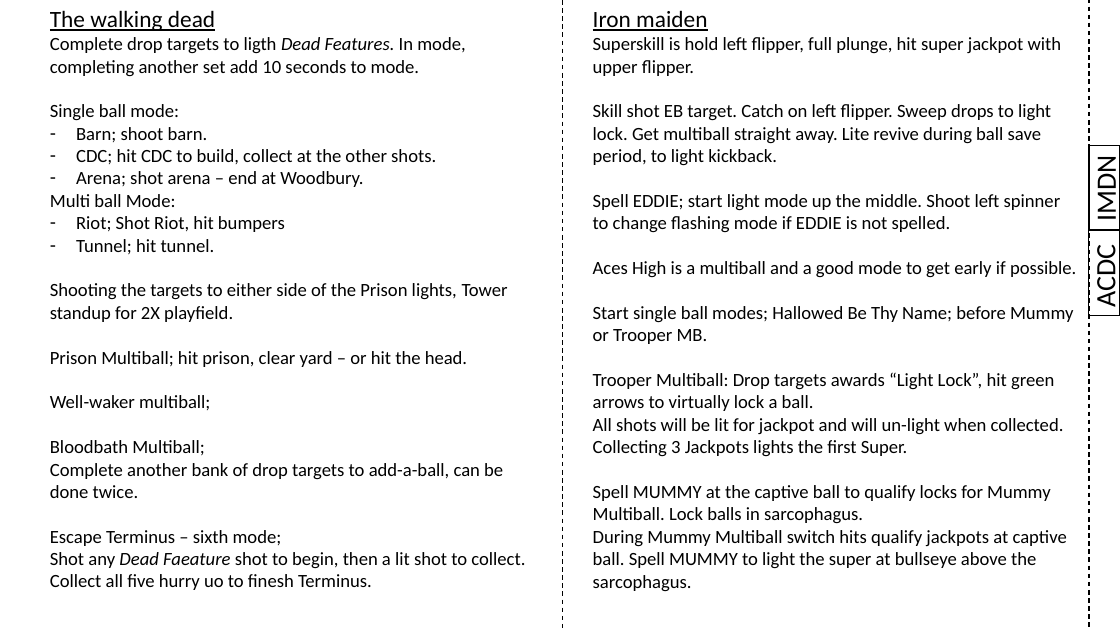
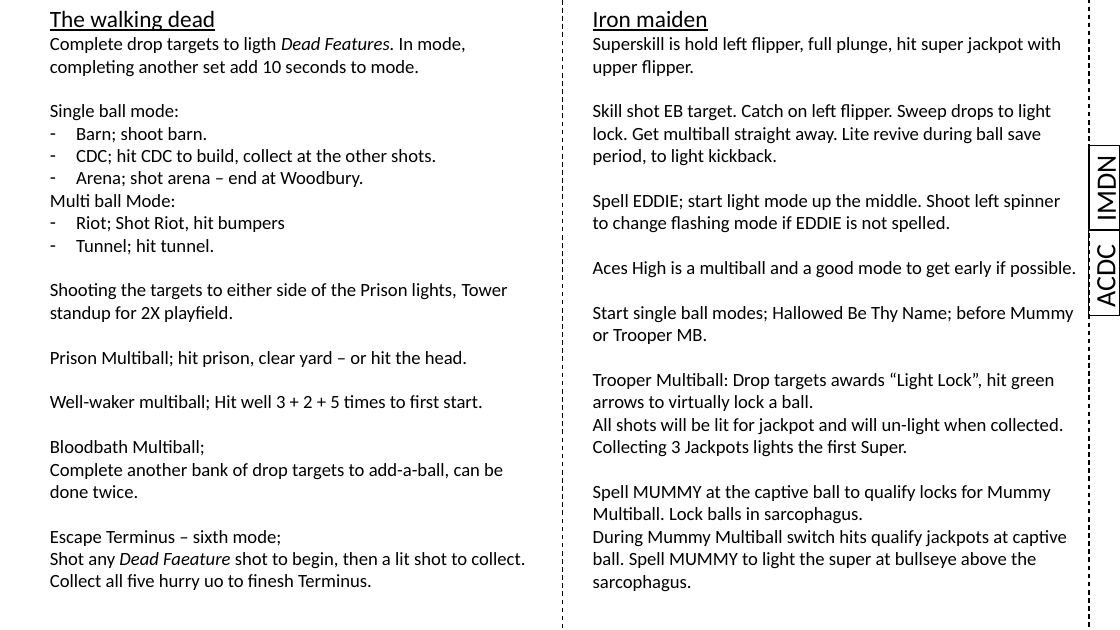
Before and after one commit to karstenbolge/PB, a slide deck: slide 2 of PB.pptx. Drawn at 1120x630 pixels with LibreOffice and Linux fonts; fonts in the diff are those of the drawing. Boxes give left, top, right and bottom in pixels: in the first picture for what was removed or moved away, otherwise in the second. Text is boxed around its words. In the diff, an @@ line names an element or a change of style, - is before the commit and + after.

```diff
--- a/PB.pptx
+++ b/PB.pptx
@@ text at [50, 395, 482, 410]: text changed @@
-Well-waker multiball;
+Well-waker multiball; Hit well 3 + 2 + 5 times to first start.
```
Also in this commit, not shown: 2 other slides changed.
